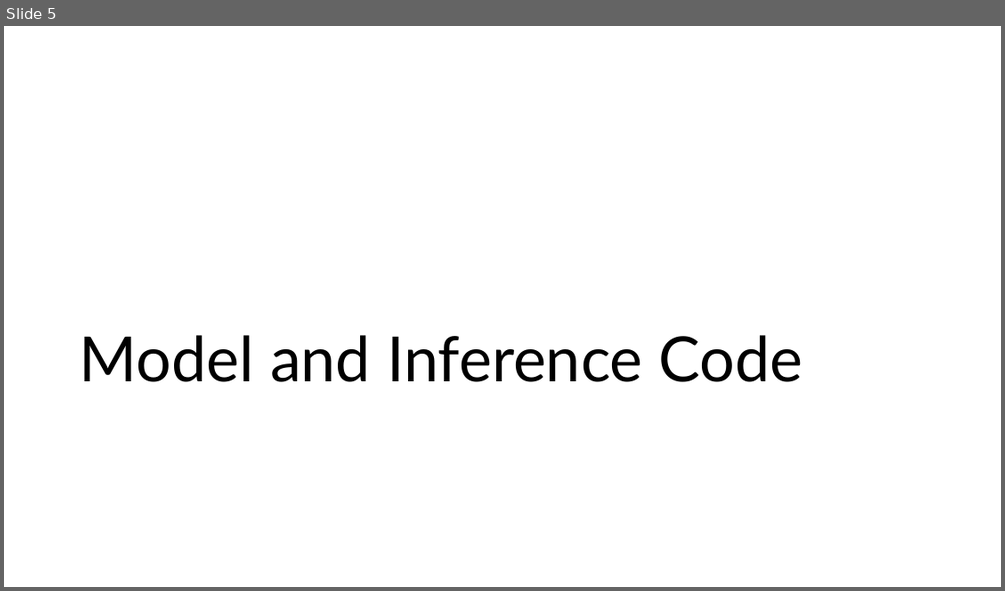
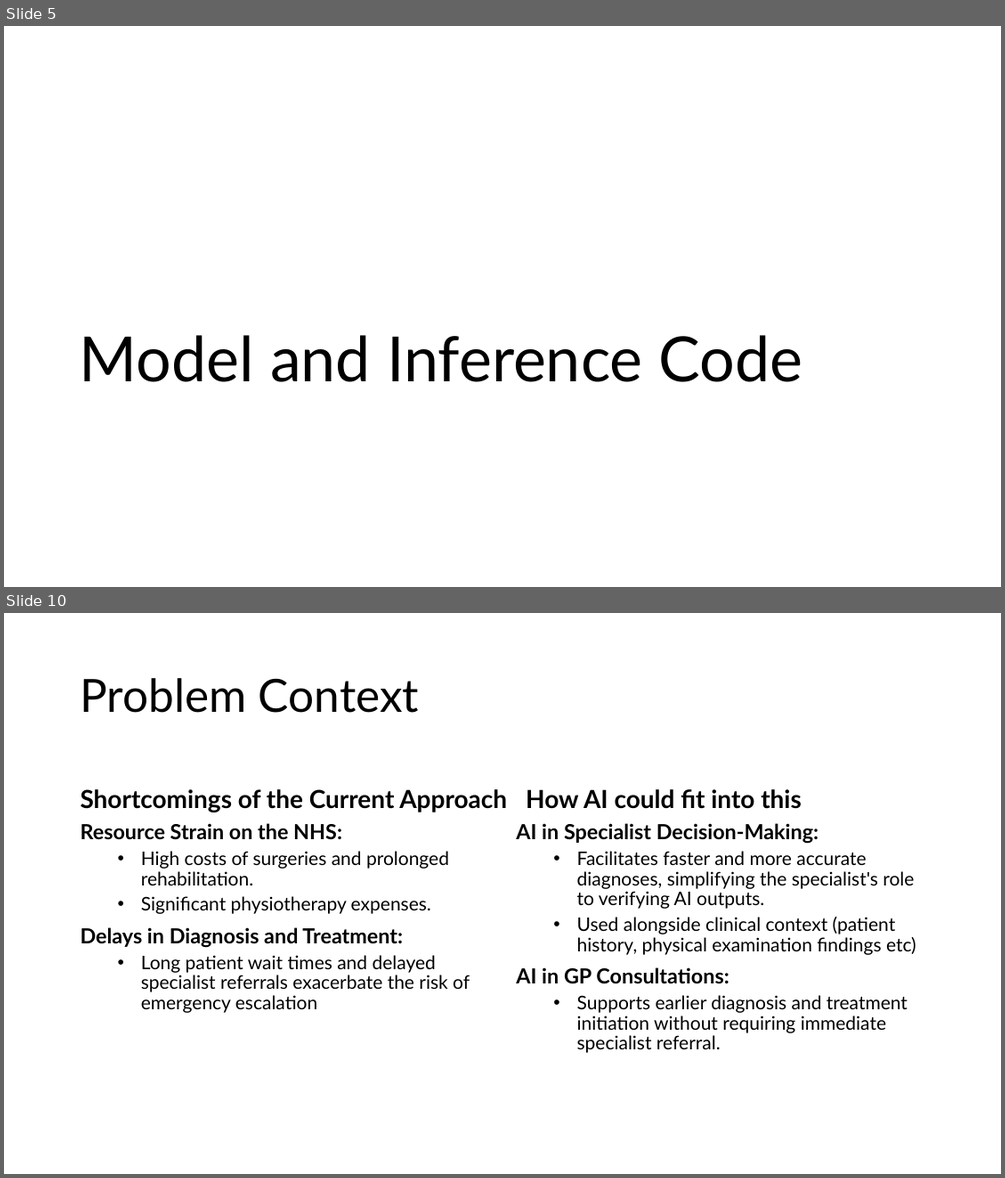
Before and after one commit to yusiGM/StrykerAI2024, a slide deck: SubmissionResources/StrykerSubmissionppt.pptx. Shown one above the other, each under a label of ours: slide 5 before the commit, slides 5 and 10 after it; the slides between them are not shown. The pictures are 1005x591 and 1005x1178 pixels, drawn with LibreOffice and Linux fonts; fonts in the diff are those of the drawing. Boxes give left, top, right and bottom in pixels: in the first picture for what was removed or moved away, otherwise in the second. Text is boxed around its words. In the diff, an @@ line names an element or a change of style, - is before the commit and + after.

```diff
--- a/SubmissionResources/StrykerSubmissionppt.pptx
+++ b/SubmissionResources/StrykerSubmissionppt.pptx
@@ slide 10 added at bbox=[4, 613, 1001, 1174], background #FFFFFF @@
@@ title added at bbox=[81, 678, 419, 713], 44 pt, text #000000 @@
+Problem Context
@@ text added at bbox=[81, 789, 507, 812], 24 pt, text #000000, bold @@
+Shortcomings of the Current Approach
@@ text added at bbox=[526, 789, 801, 809], 24 pt, text #000000, bold @@
+How AI could fit into this
@@ text added at bbox=[81, 823, 469, 1013], 18 pt, text #000000 @@
+Resource Strain on the NHS:
+  • High costs of surgeries and prolonged rehabilitation.
+  • Significant physiotherapy expenses.
+Delays in Diagnosis and Treatment:
+  • Long patient wait times and delayed specialist referrals exacerbate the risk of emergency escalation
@@ text added at bbox=[516, 823, 916, 1053], 18 pt, text #000000 @@
+AI in Specialist Decision-Making:
+  • Facilitates faster and more accurate diagnoses, simplifying the specialist's role to verifying AI outputs.
+  • Used alongside clinical context (patient history, physical examination findings etc)
+AI in GP Consultations:
+  • Supports earlier diagnosis and treatment initiation without requiring immediate specialist referral.
```
Also in this commit, not shown: 9 slides changed, 29 other slides added, 2 slides removed.
